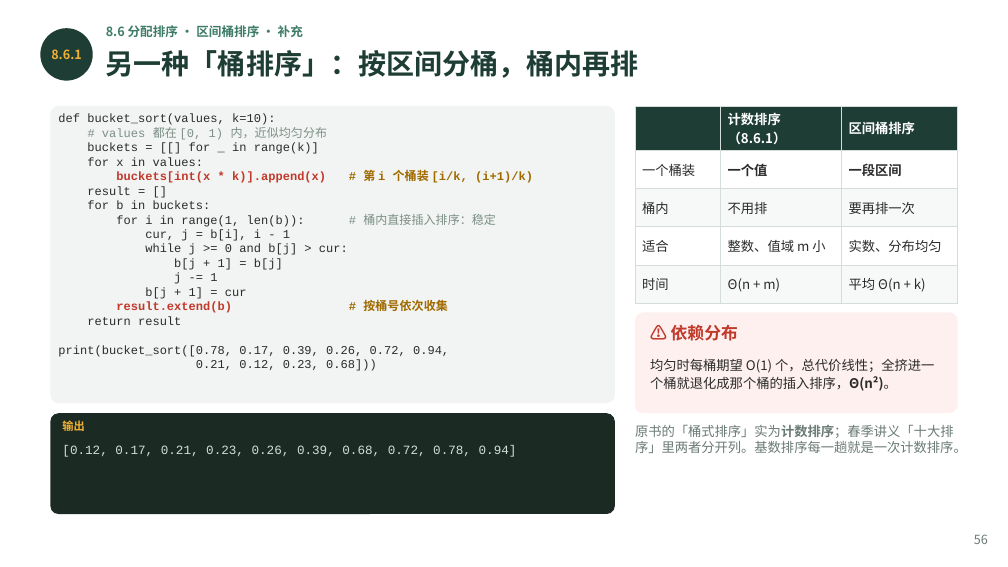
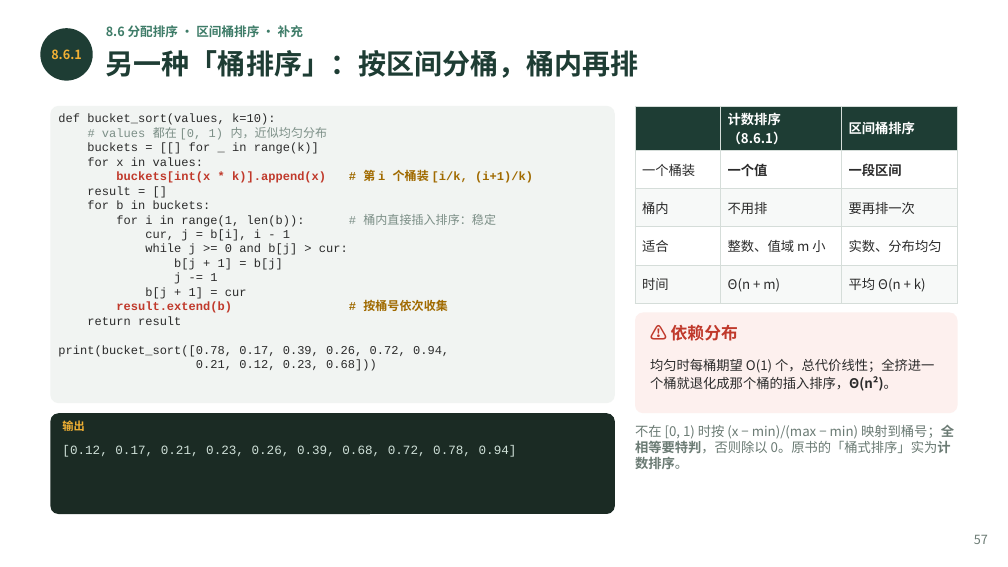
Before and after one commit to GMyhf/2026fall-cs201, a slide deck: slide 57 of courseware/202609_DSA_08_Sorting.pptx (slide 56 before the commit). Drawn at 1008x567 pixels with LibreOffice and Linux fonts; fonts in the diff are those of the drawing. Boxes give left, top, right and bottom in pixels: in the first picture for what was removed or moved away, otherwise in the second. Text is boxed around its words. In the diff, an @@ line names an element or a change of style, - is before the commit and + after.

```diff
--- a/courseware/202609_DSA_08_Sorting.pptx
+++ b/courseware/202609_DSA_08_Sorting.pptx
@@ text at [635,425,954,469]: text changed @@
-原书的「桶式排序」实为计数排序；春季讲义「十大排序」里两者分开列。基数排序每一趟就是一次计数排序。
+不在 [0, 1) 时按 (x − min)/(max − min) 映射到桶号；全相等要特判，否则除以 0。原书的「桶式排序」实为计数排序。
@@ text at [974,535,988,544]: text changed @@
-56
+57
```
Also in this commit, not shown: 48 other slides changed, 2 slides added, 2 other files.
